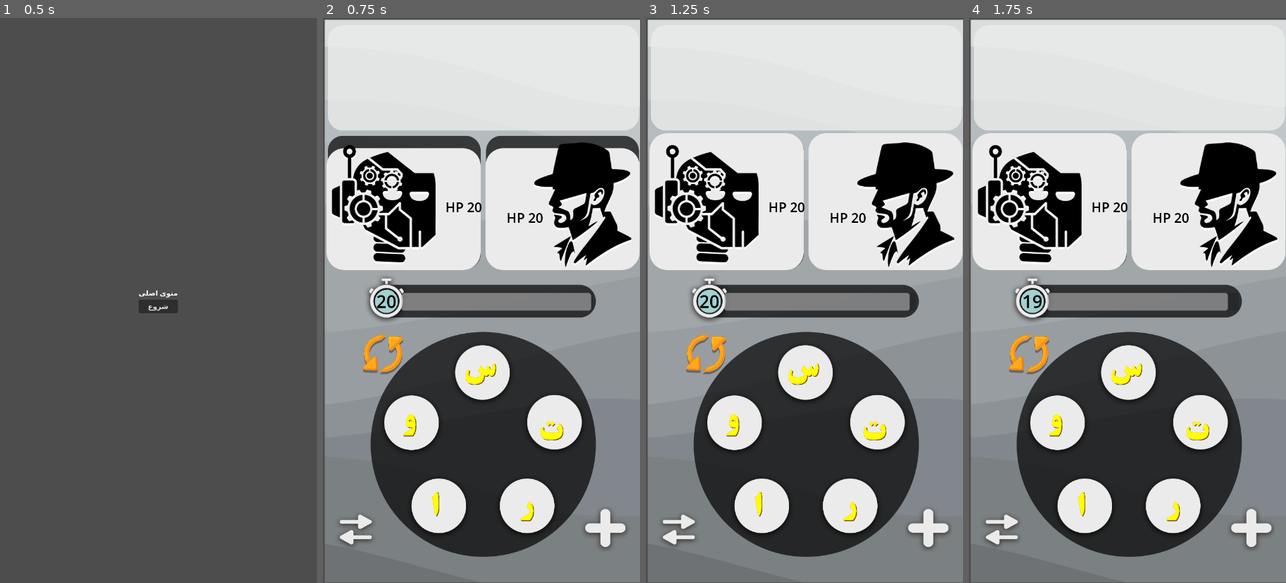
Above: before the commit, frames 1-4 (left to right).
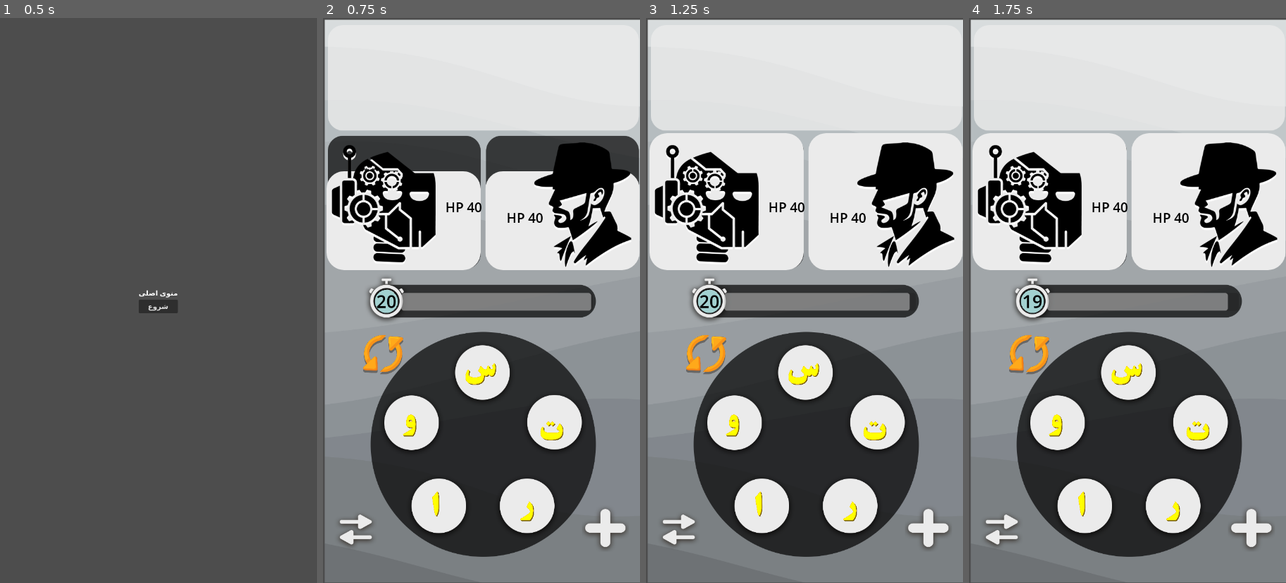
Above: after the commit, the same moments.

Repository: armin70/wordgame
Game: Godot game, scene res://scenes/main_menu.tscn
Two runs of this game, one before a commit and one after it. Both use one fixed random seed, a clock stepped at 60 frames per second and the inputs below.
Inputs (mouse positions are in pixels of both pictures, inside the frame that each line leads up to):
- Up to frame 1 (0.5 s): no input
- Up to frame 2 (0.75 s): click "شروع" at 0.5 s
- Up to frame 3 (1.25 s): no input
- Up to frame 4 (1.75 s): click (1251, 526) at 1.25 s

Frame 1 is identical in both runs. In frame 2, 3.0% of the frame differs, in the area x 1-100%, y 23-37%; in frame 3, less than 0.1%; in frame 4, less than 0.1%.

Commit message:
change damg and hp

Diff:
--- a/scripts/puzzle.gd
+++ b/scripts/puzzle.gd
@@ -4,9 +4,9 @@
 var valid_words = []
 var found_words = []
 var word_owners = {}
-var player_hp := 20
-var bot_hp := 20
-var max_hp := 20
+var player_hp := 40
+var bot_hp := 40
+var max_hp := 40
 var current_word = ""
 var score = 0
 var bot_score = 0
@@ -155,7 +155,7 @@
 	# HEAL
 	if l == 4:
 		if owner == "player":
-			player_hp = min(max_hp, player_hp + 4)
+			player_hp = min(max_hp, player_hp + 7)
 
 			var bar = $"../UIRoot/PlayerHPBar"
 			bar.modulate = Color(0.4, 1, 0.4)
@@ -171,14 +171,14 @@
 	# DAMAGE
 	else:
 		if owner == "player":
-			bot_hp -= l
+			bot_hp -= 2 * l
 
 			var bar = $"../UIRoot/BotHpBar"
 			bar.modulate = Color(1, 0.3, 0.3)
 			create_tween().tween_property(bar, "modulate", Color(1,1,1), 0.4)
 
 		else:
-			player_hp -= l
+			player_hp -= 2 * l
 
 			var bar = $"../UIRoot/PlayerHPBar"
 			bar.modulate = Color(1, 0.3, 0.3)
